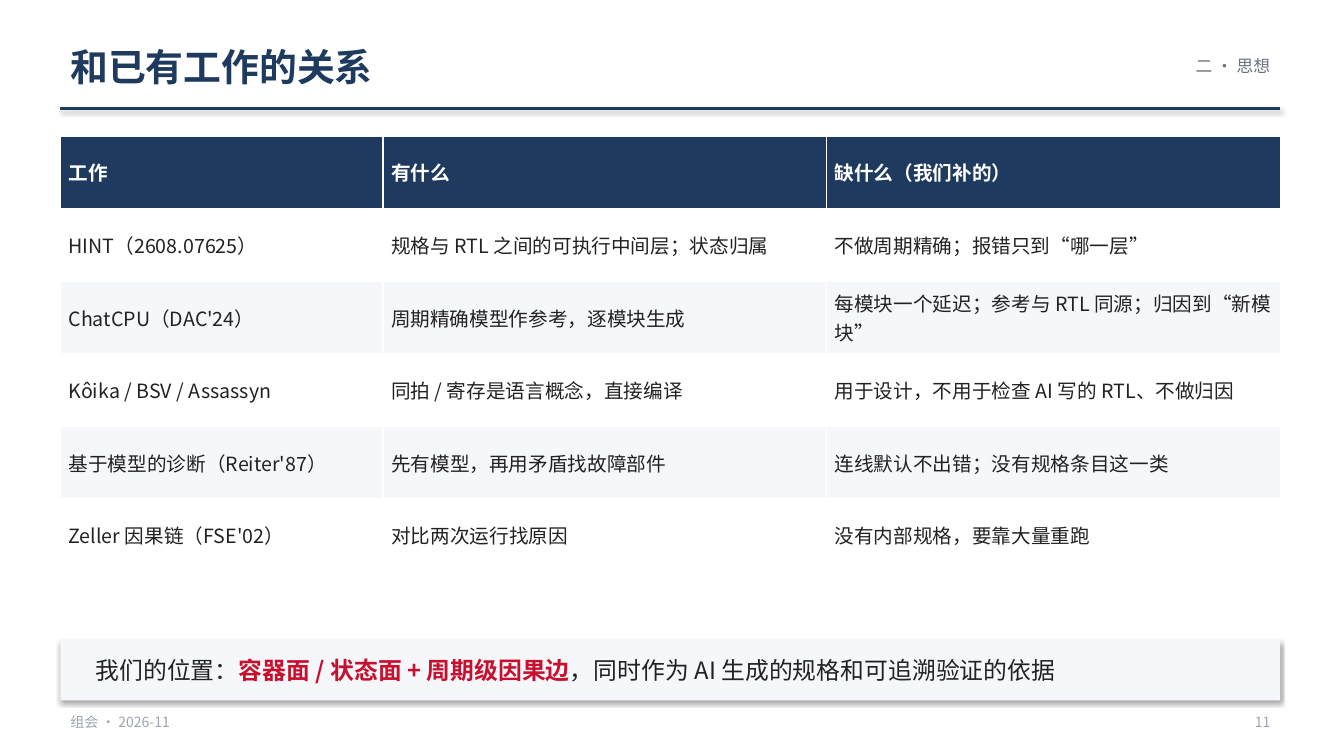
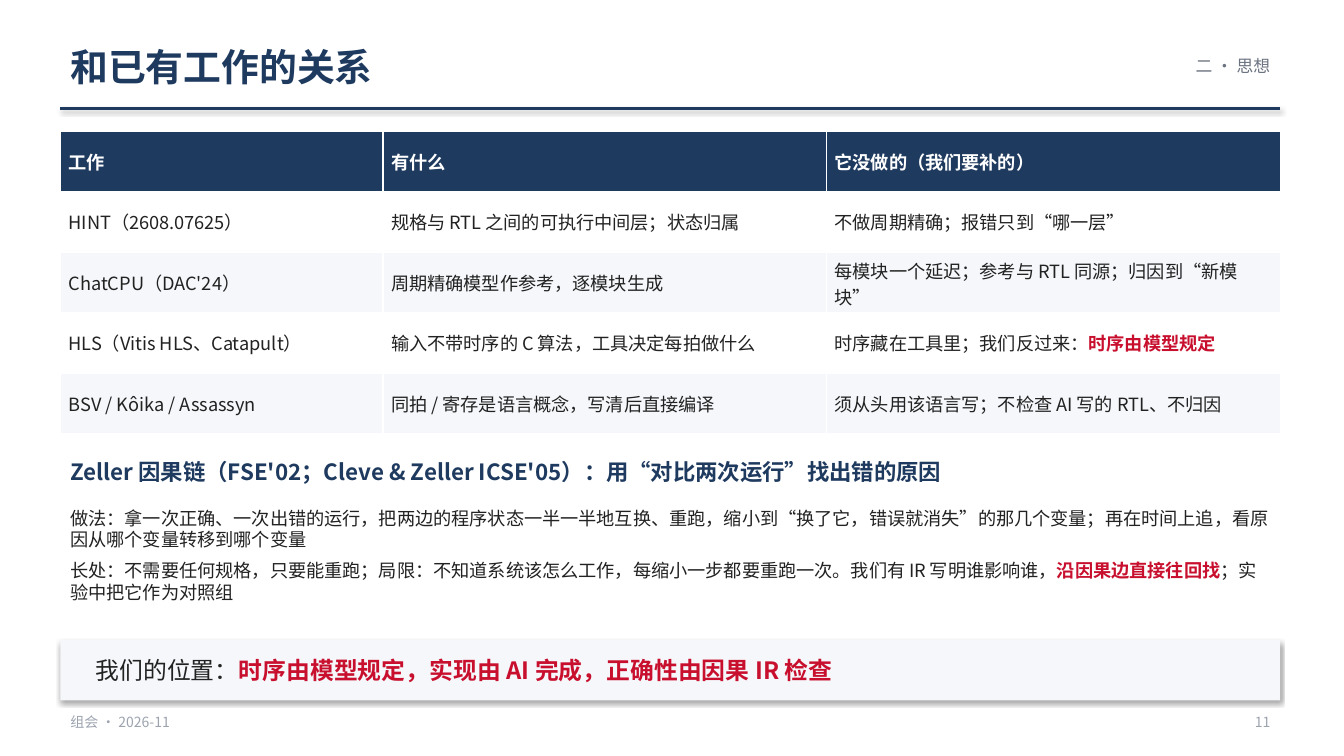
Before and after one commit to WHUDYF/PPT-generate, a slide deck: slide 11 of presentations/group_meeting_20261106/group_meeting_20261106.pptx. Drawn at 1344x756 pixels with LibreOffice and Linux fonts; fonts in the diff are those of the drawing. Boxes give left, top, right and bottom in pixels: in the first picture for what was removed or moved away, otherwise in the second. Text is boxed around its words. In the diff, an @@ line names an element or a change of style, - is before the commit and + after.

```diff
--- a/presentations/group_meeting_20261106/group_meeting_20261106.pptx
+++ b/presentations/group_meeting_20261106/group_meeting_20261106.pptx
@@ table at (60, 131, 1280, 434) @@
-row 1, column 3: 缺什么（我们补的）
+row 1, column 3: 它没做的（我们要补的）
-row 4: Kôika / BSV / Assassyn | 同拍 / 寄存是语言概念，直接编译 | 用于设计，不用于检查 AI 写的 RTL、不做归因
-row 5: 基于模型的诊断（Reiter'87） | 先有模型，再用矛盾找故障部件 | 连线默认不出错；没有规格条目这一类
-row 6: Zeller 因果链（FSE'02） | 对比两次运行找原因 | 没有内部规格，要靠大量重跑
+row 4: HLS（Vitis HLS、Catapult） | 输入不带时序的 C 算法，工具决定每拍做什么 | 时序藏在工具里；我们反过来：时序由模型规定
+row 5: BSV / Kôika / Assassyn | 同拍 / 寄存是语言概念，写清后直接编译 | 须从头用该语言写；不检查 AI 写的 RTL、不归因
@@ table: place and size @@
-table at (60, 136, 1280, 572)
+table at (60, 131, 1280, 434)
@@ text added at (70, 461, 941, 484), 16 pt, text #1F3A5F, bold @@
+Zeller 因果链（FSE'02；Cleve & Zeller ICSE'05）：用“对比两次运行”找出错的原因
@@ text "做法：拿一次正确、一次出错的运行，把两边的程序状态一半一半地互换、重跑，缩小到“换了它，错误就消失”的那几个变量；再在时 ..." at (70, 509, 1268, 601): vertical alignment middle to top @@
@@ text at (70, 509, 1268, 601): text changed; size 17 to 13 pt @@
-我们的位置：容器面 / 状态面 + 周期级因果边，同时作为 AI 生成的规格和可追溯验证的依据
+做法：拿一次正确、一次出错的运行，把两边的程序状态一半一半地互换、重跑，缩小到“换了它，错误就消失”的那几个变量；再在时间上追，看原因从哪个变量转移到哪个变量
+长处：不需要任何规格，只要能重跑；局限：不知道系统该怎么工作，每缩小一步都要重跑一次。我们有 IR 写明谁影响谁，沿因果边直接往回找；实验中把它作为对照组
@@ text added at (96, 658, 833, 682), 17 pt, text #C8102E, bold @@
+我们的位置：时序由模型规定，实现由 AI 完成，正确性由因果 IR 检查
```
Also in this commit, not shown: 4 other files.
